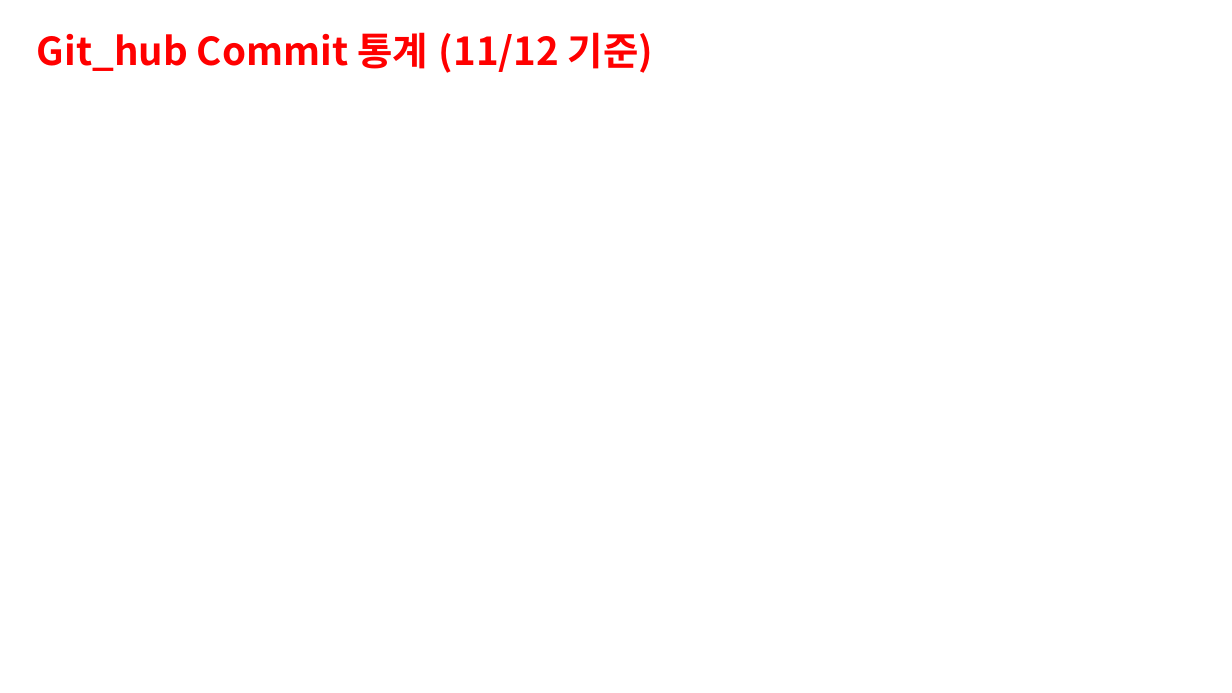
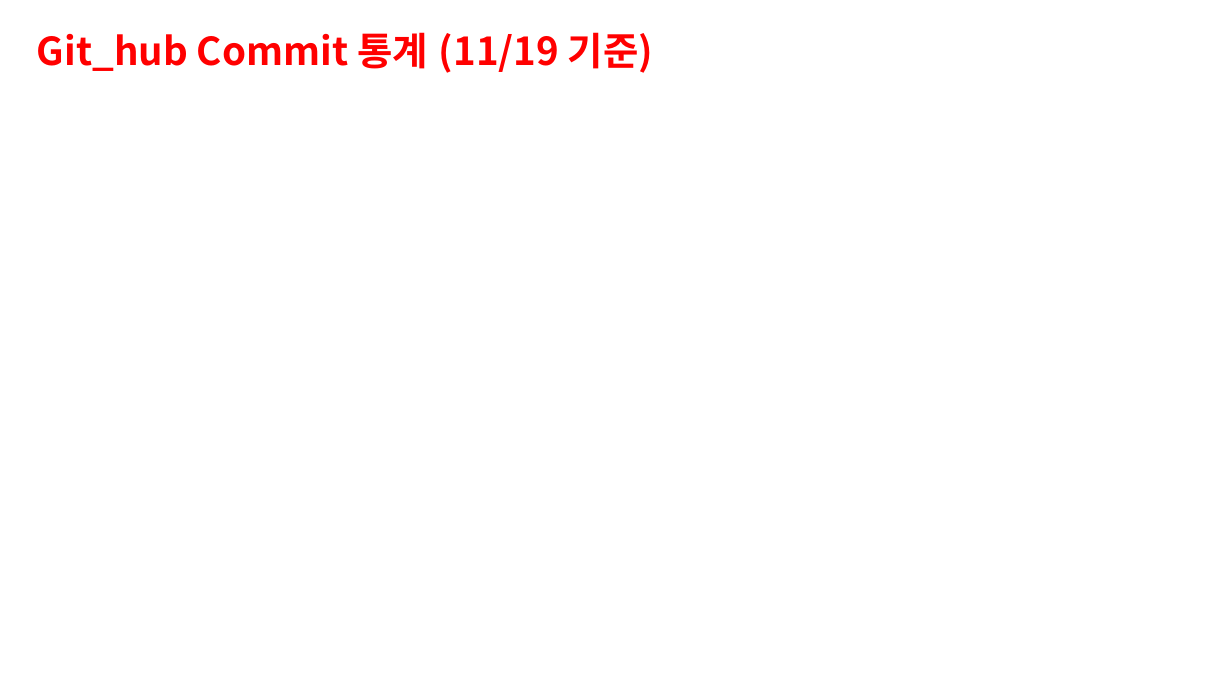
Before and after one commit to SinInchisama/2DGP_Final_Project_2019180009_Kimsunbin, a slide deck: slide 6 of 2019180009 김선빈 3차 발표.pptx (slide 5 before the commit). Drawn at 1232x693 pixels with LibreOffice and Linux fonts; fonts in the diff are those of the drawing; background and template pictures are left out. Boxes give left, top, right and bottom in pixels: in the first picture for what was removed or moved away, otherwise in the second. Text is boxed around its words. In the diff, an @@ line names an element or a change of style, - is before the commit and + after.

```diff
--- a/2019180009 김선빈 3차 발표.pptx
+++ b/2019180009 김선빈 3차 발표.pptx
@@ text at box(37, 32, 653, 73): text changed @@
-Git_hub Commit 통계 (11/12 기준)
+Git_hub Commit 통계 (11/19 기준)
```
Also in this commit, not shown: 2 other slides changed, 1 slide added, 5 other files.
